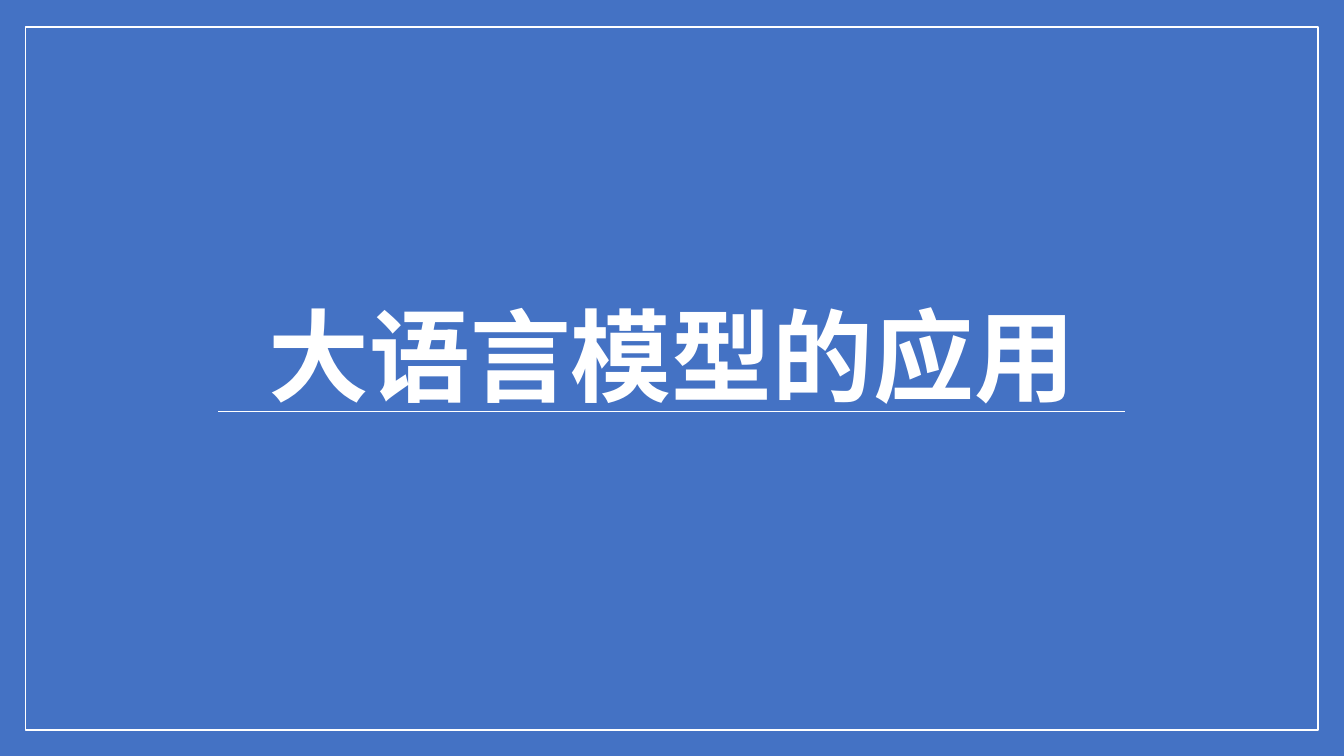
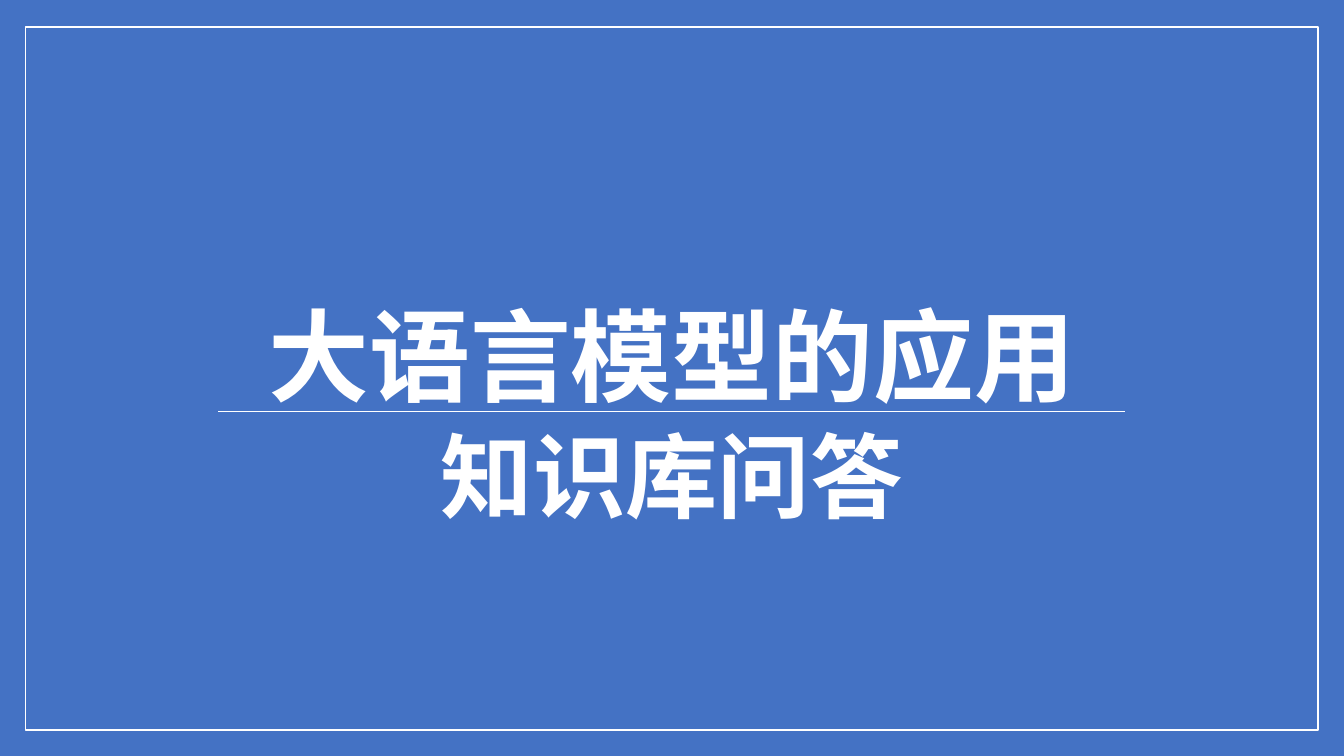
Before and after one commit to ylsdamxssjxxdd/eva, a slide deck: slide 14 of utils/软件介绍.pptx (slide 15 before the commit). Drawn at 1344x756 pixels with LibreOffice and Linux fonts; fonts in the diff are those of the drawing. Boxes give left, top, right and bottom in pixels: in the first picture for what was removed or moved away, otherwise in the second. Text is boxed around its words. In the diff, an @@ line names an element or a change of style, - is before the commit and + after.

```diff
--- a/utils/软件介绍.pptx
+++ b/utils/软件介绍.pptx
@@ subtitle added at (441, 432, 903, 520), 66 pt, text #FFFFFF, bold @@
+知识库问答
```
Also in this commit, not shown: 6 slides added, 1 slide removed, 9 other files.
